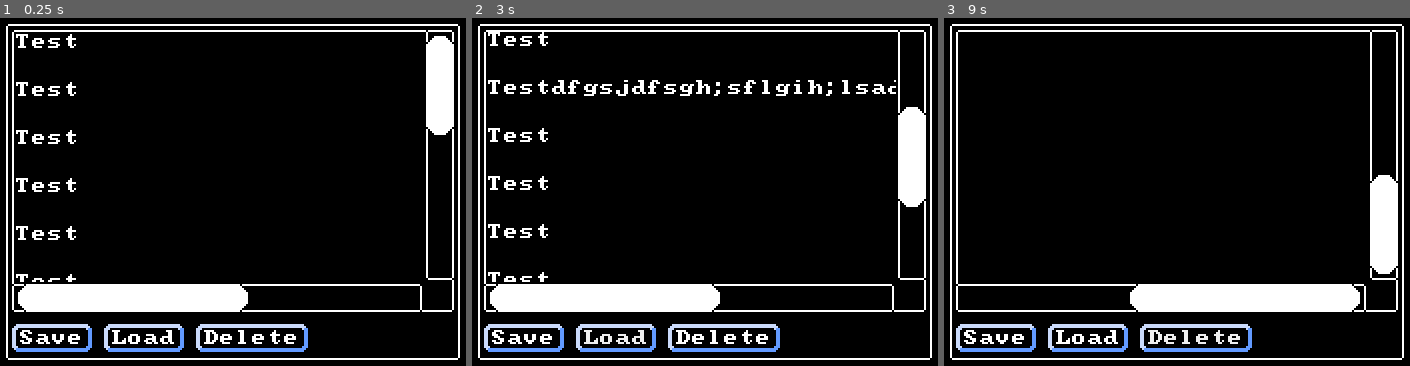
Above: before the commit, frames 1-3 (left to right).
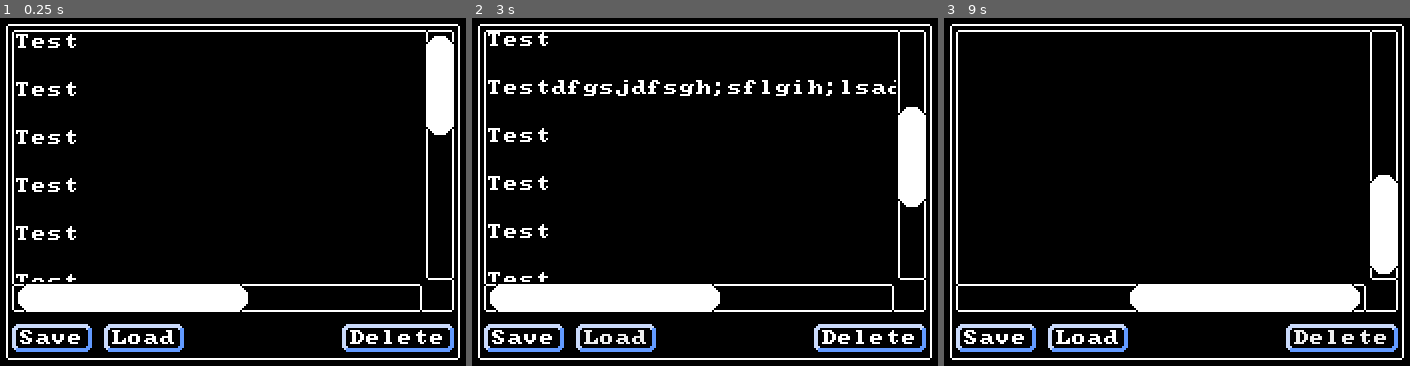
Above: after the commit, the same moments.

Repository: AaronWizard/ShapeFight
Game: Godot game, scene res://SaveLoadDialog.tscn
Two runs of this game, one before a commit and one after it. Both use one fixed random seed, a clock stepped at 60 frames per second and the inputs below. This scene is started directly instead of the project's main scene.
Inputs (mouse positions are in pixels of both pictures, inside the frame that each line leads up to):
- Up to frame 1 (0.25 s): no input
- Up to frame 2 (3 s): tap Enter at 0.5 s; move the mouse to (691, 282) at 0.52 s; press the mouse at (691, 282) at 0.53 s; hold Up (move_north) 0.53-1.25 s; release the mouse at (691, 282) at 1.25 s; click "Save" at 1.25 s; click "Load" at 2 s; move the mouse to (914, 265) at 2.77 s; hold Up (move_north) from 2.78 s (still down); click (914, 265) at 2.85 s
- Up to frame 3 (9 s): move the mouse to (999, 143) at 3.52 s; release Up (move_north) at 3.53 s; press the mouse at (999, 143) at 3.53 s; hold Left (move_west) 3.53-5.03 s; move the mouse to (1228, 202) at 4.27 s; release the mouse at (1228, 202) at 4.28 s; click (1228, 202) at 4.35 s; move the mouse to (1097, 105) at 5.02 s; press the mouse at (1097, 105) at 5.03 s; hold Down (move_south) 5.03-5.78 s; move the mouse to (1335, 185) at 5.77 s; release the mouse at (1335, 185) at 5.78 s; hold Right (move_east) 5.78-6.53 s; click (1335, 185) at 5.85 s; move the mouse to (1065, 223) at 6.52 s; press the mouse at (1065, 223) at 6.53 s; hold Up (move_north) 6.53-7.28 s; move the mouse to (1256, 115) at 7.27 s; release the mouse at (1256, 115) at 7.28 s; hold Right (move_east) from 7.28 s (still down); click (1256, 115) at 7.35 s; move the mouse to (1163, 282) at 8.02 s; press the mouse at (1163, 282) at 8.03 s; move the mouse to (1386, 265) at 8.77 s; release the mouse at (1386, 265) at 8.78 s; click (1386, 265) at 8.85 s

The runs differ from the first frame. In frame 1, 1.9% of the frame differs, in the area x 42-98%, y 87-96%; in frame 2, 1.9%; in frame 3, 1.9%.

Commit message:
In save/load dialog, float delete button on right side

Diff:
--- a/SaveLoadDialog.tscn
+++ b/SaveLoadDialog.tscn
@@ -153,7 +153,8 @@
 text = "Load"
 
 [node name="Delete" type="Button" parent="VBoxContainer/Buttons"]
-margin_left = 92.0
-margin_right = 150.0
+margin_left = 165.0
+margin_right = 223.0
 margin_bottom = 16.0
+size_flags_horizontal = 10
 text = "Delete"
